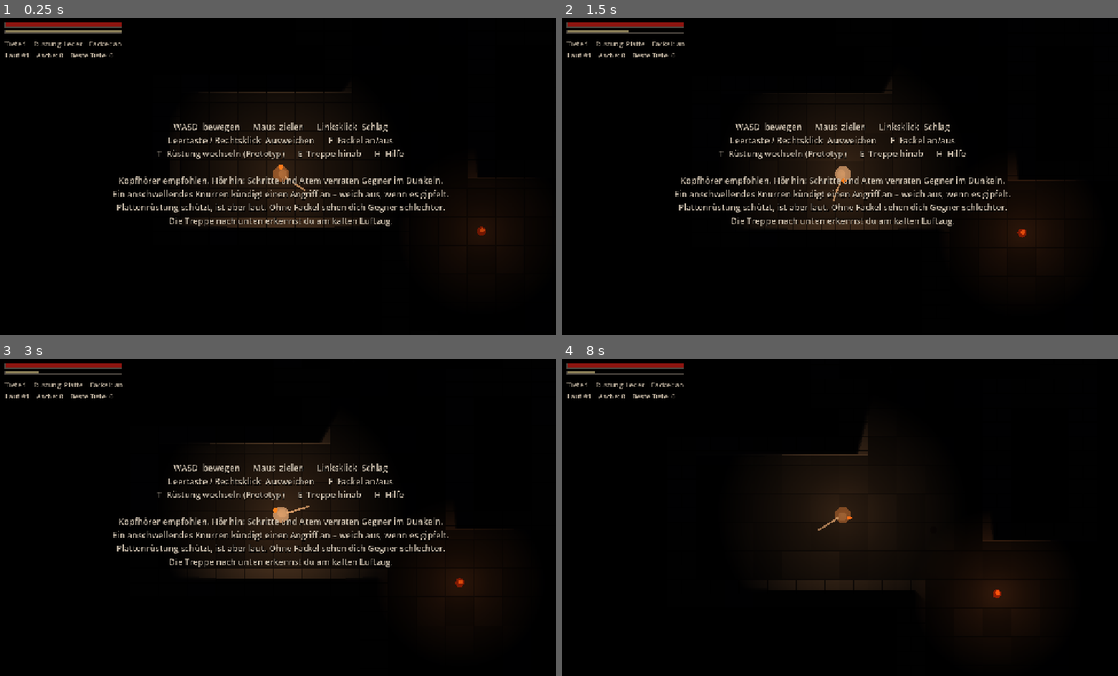
Above: before the commit, frames 1-4 (two rows, left to right).
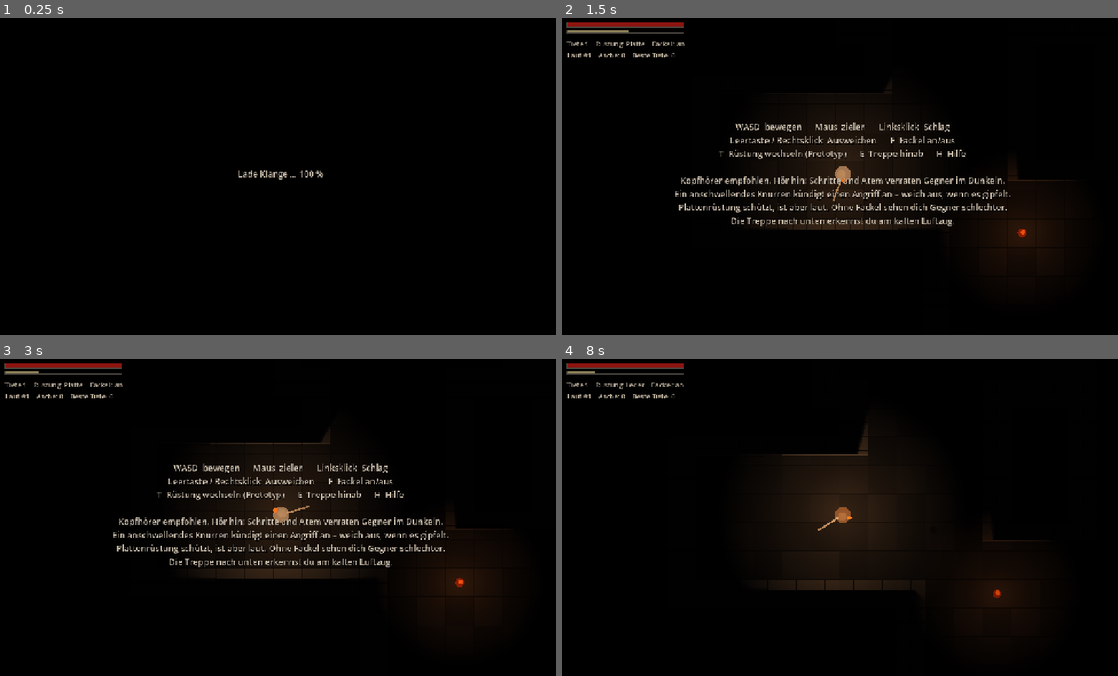
Above: after the commit, the same moments.

Repository: mxbstudio/DARK-arpg
Game: Godot game, scene res://scenes/main.tscn
Two runs of this game, one before a commit and one after it. Both use one fixed random seed, a clock stepped at 60 frames per second and the inputs below.
Inputs (mouse positions are in pixels of both pictures, inside the frame that each line leads up to):
- Up to frame 1 (0.25 s): no input
- Up to frame 2 (1.5 s): tap Enter at 0.5 s; move the mouse to (967, 157) at 0.52 s; press the mouse at (967, 157) at 0.53 s; hold D (move_right) 0.53-1.25 s; tap T (armor) at 0.6 s; release the mouse at (967, 157) at 1.25 s; drag from (728, 189) to (812, 239) at 1.27 s
- Up to frame 3 (3 s): move the mouse to (339, 444) at 2.02 s; hold D (move_right) 2.03-2.75 s; tap Space (dodge) at 2.1 s; click (339, 444) at 2.17 s; tap E (interact) at 2.3 s; drag from (250, 580) to (111, 466) at 2.77 s
- Up to frame 4 (8 s): move the mouse to (1012, 561) at 3.52 s; hold A (move_left) 3.53-4.25 s; tap F (torch) at 3.6, 6.8 s; click (1012, 561) at 3.67 s; tap T (armor) at 3.8 s; tap H (help) at 4.15 s; drag from (673, 466) to (756, 435) at 4.27 s; tap R (restart) at 5, 5.65, 5.75 s; move the mouse to (873, 514) at 5.02 s; press the mouse at (873, 514) at 5.03 s; hold S (move_down) 5.03-5.75 s; tap Space (dodge) at 5.3 s; release the mouse at (873, 514) at 5.75 s; drag from (756, 435) to (728, 530) at 5.77 s; move the mouse to (967, 498) at 6.52 s; hold W (move_up) 6.53-7.25 s; tap E (interact) at 6.6 s; click (967, 498) at 6.67 s; drag from (728, 530) to (812, 580) at 7.27 s

The runs differ from the first frame. In frame 1, 9.0% of the frame differs, in the area x 0-93%, y 1-73%; in frame 2, less than 0.1%; in frame 3, 0.1%; in frame 4, less than 0.1%.

Commit message:
Web-Export mit Touch-Steuerung für das Handy
Virtueller Stick (links), Aktionstasten (rechts), Auto-Zielen, kleinere
virtuelle Auflösung auf Touch-Geräten, schrittweises Erzeugen der Klänge mit
Ladebalken. Export-Preset für Web (Single-Thread), Workflow für GitHub
Pages, lokales Serve-Skript, Tests, README und CLAUDE.md ergänzt.

Co-Authored-By: Claude Sonnet 5.5 <noreply@anthropic.com>
Claude-Session: https://claude.ai/code/session_01SBzu76iWSReAhGXgMeYRoE

Diff:
--- a/data/balance.json
+++ b/data/balance.json
@@ -106,5 +106,14 @@
 		"braziers_max": 3,
 		"heal_on_descend": 0.25,
 		"ash_per_depth": 10
+	},
+	"touch": {
+		"aim_assist_px": 170,
+		"stick_radius_px": 70,
+		"stick_deadzone": 0.18,
+		"button_radius_px": 46,
+		"attack_button_radius_px": 62,
+		"button_alpha": 0.38,
+		"content_scale": [800, 450]
 	}
 }
--- a/project.godot
+++ b/project.godot
@@ -28,6 +28,11 @@
 window/size/viewport_width=1280
 window/size/viewport_height=720
 window/stretch/mode="canvas_items"
+window/stretch/aspect="expand"
+
+[input_devices]
+
+pointing/emulate_mouse_from_touch=false
 
 [physics]
 
--- a/scripts/actors/player.gd
+++ b/scripts/actors/player.gd
@@ -157,9 +157,32 @@
 
 
 func _aim() -> void:
+	if Game.touch_mode:
+		_aim_touch()
+		return
 	var to_mouse := get_global_mouse_position() - global_position
 	if to_mouse.length() > 2.0:
 		facing = to_mouse.normalized()
+
+
+## Touch has no cursor: aim at the nearest enemy in range, otherwise face the movement direction.
+func _aim_touch() -> void:
+	var best: Enemy = null
+	var best_dist := float(Balance.section("touch")["aim_assist_px"])
+	for node in get_tree().get_nodes_in_group("enemies"):
+		var enemy := node as Enemy
+		if enemy == null or not enemy.is_alive():
+			continue
+		var d := global_position.distance_to(enemy.global_position)
+		if d < best_dist:
+			best_dist = d
+			best = enemy
+	if best != null:
+		facing = (best.global_position - global_position).normalized()
+	else:
+		var move := Input.get_vector("move_left", "move_right", "move_up", "move_down")
+		if move.length() > 0.2:
+			facing = move.normalized()
 
 
 func _read_toggles() -> void:
--- a/scripts/autoload/game.gd
+++ b/scripts/autoload/game.gd
@@ -7,11 +7,39 @@
 var best_depth := 0
 ## Meta currency earned per run. Spending it is not implemented yet.
 var ash := 0
+## True while the player is using a touchscreen (switches off on keyboard/mouse input).
+var touch_mode := false
+
+signal touch_mode_changed(active: bool)
 
 
 func _ready() -> void:
 	_setup_input()
 	load_meta()
+	touch_mode = _starts_in_touch_mode()
+	_apply_content_scale()
+
+
+func _starts_in_touch_mode() -> bool:
+	return OS.has_feature("android") or OS.has_feature("ios") or (OS.has_feature("web") and DisplayServer.is_touchscreen_available())
+
+
+## Phones have small screens: render the UI at a smaller virtual resolution so it appears larger.
+func _apply_content_scale() -> void:
+	var size := Vector2i(1280, 720)
+	if touch_mode:
+		var v: Array = Balance.section("touch")["content_scale"]
+		size = Vector2i(int(v[0]), int(v[1]))
+	get_window().content_scale_size = size
+
+
+func _input(event: InputEvent) -> void:
+	var touch := event is InputEventScreenTouch or event is InputEventScreenDrag
+	var desktop := event is InputEventKey or event is InputEventMouseButton
+	if (touch and not touch_mode) or (desktop and touch_mode and not _starts_in_touch_mode()):
+		touch_mode = touch
+		_apply_content_scale()
+		touch_mode_changed.emit(touch_mode)
 
 
 func record_run(depth: int) -> int:
--- a/scripts/autoload/sfx.gd
+++ b/scripts/autoload/sfx.gd
@@ -3,9 +3,13 @@
 ## Gameplay-relevant sounds are positional (AudioStreamPlayer2D) so direction and
 ## distance can be read by ear. Sounds behind walls are muffled (quieter).
 
+signal loading_progress(fraction: float)
+signal finished_loading
+
 const RATE := 22050
 const WALL_MASK := 1
 
+var loaded := false
 var _cache: Dictionary = {}  # name -> Array of AudioStreamWAV variants
 var _rng := RandomNumberGenerator.new()
 var _occluded_db := -9.0
@@ -14,22 +18,42 @@
 func _ready() -> void:
 	_rng.randomize()
 	_occluded_db = float(Balance.section("audio")["occluded_db"])
+	_synthesize()
+
+
+## Synthesizes all sounds, yielding a frame between them so the page/window stays
+## responsive (important on slow web/mobile runtimes). Emits `finished_loading` when done.
+func _synthesize() -> void:
 	var growl_len := float(Balance.section("enemies")["ghoul"]["windup"])
-	_cache["step_soft"] = [_step_soft(), _step_soft(), _step_soft()]
-	_cache["step_plate"] = [_step_plate(), _step_plate(), _step_plate()]
-	_cache["enemy_step"] = [_enemy_step(), _enemy_step(), _enemy_step()]
-	_cache["breath"] = [_breath(), _breath()]
-	_cache["growl"] = [_growl(growl_len, true), _growl(growl_len, true)]
-	_cache["alert"] = [_growl(0.35, false), _growl(0.35, false)]
-	_cache["swing"] = [_swing(), _swing()]
-	_cache["hit"] = [_hit(85.0, 500.0), _hit(95.0, 550.0)]
-	_cache["player_hurt"] = [_hit(120.0, 900.0)]
-	_cache["enemy_death"] = [_enemy_death()]
-	_cache["dodge"] = [_dodge(), _dodge()]
-	_cache["descend"] = [_descend()]
-	_cache["wind"] = [_wind()]
-	_cache["drone"] = [_drone()]
-	_cache["fire"] = [_fire()]
+	var jobs: Array[Array] = [
+		["step_soft", _step_soft, 3],
+		["step_plate", _step_plate, 3],
+		["enemy_step", _enemy_step, 3],
+		["breath", _breath, 2],
+		["growl", _growl.bind(growl_len, true), 2],
+		["alert", _growl.bind(0.35, false), 2],
+		["swing", _swing, 2],
+		["hit", _hit.bind(85.0, 500.0), 1],
+		["hit", _hit.bind(95.0, 550.0), 1],
+		["player_hurt", _hit.bind(120.0, 900.0), 1],
+		["enemy_death", _enemy_death, 1],
+		["dodge", _dodge, 2],
+		["descend", _descend, 1],
+		["wind", _wind, 1],
+		["drone", _drone, 1],
+		["fire", _fire, 1],
+	]
+	for idx in jobs.size():
+		var job := jobs[idx]
+		var maker: Callable = job[1]
+		for i in int(job[2]):
+			if not _cache.has(job[0]):
+				_cache[job[0]] = []
+			(_cache[job[0]] as Array).append(maker.call())
+		loading_progress.emit(float(idx + 1) / jobs.size())
+		await get_tree().process_frame
+	loaded = true
+	finished_loading.emit()
 
 
 ## Returns a random variant of a named sound.
--- a/scripts/main.gd
+++ b/scripts/main.gd
@@ -10,6 +10,7 @@
 var player: Player
 var exit_stairs: ExitStairs
 var hud: Hud
+var touch: TouchControls
 var rng := RandomNumberGenerator.new()
 var run_cfg: Dictionary = {}
 
@@ -24,14 +25,23 @@
 	darkness.color = Balance.to_color(vision["ambient"])
 	add_child(darkness)
 
+	hud = Hud.new()
+	add_child(hud)
+	touch = TouchControls.new()
+	add_child(touch)
+
+	if not Sfx.loaded:
+		# Sounds are synthesized at startup; on slow devices this takes a moment.
+		hud.set_loading(0.0)
+		Sfx.loading_progress.connect(hud.set_loading)
+		await Sfx.finished_loading
+		hud.set_loading(-1.0)
+
 	var drone := AudioStreamPlayer.new()
 	drone.stream = Sfx.stream("drone")
 	drone.volume_db = float(Balance.section("audio")["ambient_drone_db"])
 	add_child(drone)
 	drone.play()
-
-	hud = Hud.new()
-	add_child(hud)
 	start_run()
 
 
@@ -98,6 +108,9 @@
 
 
 func _process(_delta: float) -> void:
+	if player == null or exit_stairs == null:
+		return  # still loading
+	touch.show_restart = run_over
 	if Input.is_action_just_pressed("help") and not run_over:
 		hud.toggle_help()
 	if run_over:
@@ -106,7 +119,8 @@
 			start_run()
 		return
 	var near_exit := player.global_position.distance_to(exit_stairs.global_position) < EXIT_REACH
-	hud.set_hint("[E]  Hinabsteigen" if near_exit else "")
+	touch.interact_ready = near_exit
+	hud.set_hint(("[Treppe]  Hinabsteigen" if Game.touch_mode else "[E]  Hinabsteigen") if near_exit else "")
 	if near_exit and Input.is_action_just_pressed("interact"):
 		descend()
 
--- a/scripts/ui/hud.gd
+++ b/scripts/ui/hud.gd
@@ -5,6 +5,15 @@
 const HELP_TEXT := """WASD  bewegen      Maus  zielen      Linksklick  Schlag
 Leertaste / Rechtsklick  Ausweichen      F  Fackel an/aus
 T  Rüstung wechseln (Prototyp)      E  Treppe hinab      H  Hilfe
+
+Kopfhörer empfohlen. Hör hin: Schritte und Atem verraten Gegner im Dunkeln.
+Ein anschwellendes Knurren kündigt einen Angriff an – weich aus, wenn es gipfelt.
+Plattenrüstung schützt, ist aber laut. Ohne Fackel sehen dich Gegner schlechter.
+Die Treppe nach unten erkennst du am kalten Luftzug."""
+
+const TOUCH_HELP_TEXT := """Linke Bildschirmhälfte: Stick zum Laufen (erscheint, wo du tippst)
+Rechts: Schlag, Weg (Ausweichen), Fackel, Treppe, Rüst. (Rüstung wechseln)
+Gezielt wird automatisch auf den nächsten Gegner.
 
 Kopfhörer empfohlen. Hör hin: Schritte und Atem verraten Gegner im Dunkeln.
 Ein anschwellendes Knurren kündigt einen Angriff an – weich aus, wenn es gipfelt.
@@ -21,6 +30,7 @@
 var _help_visible := false
 var _death_visible := false
 var _help_timer := 0.0
+var _loading := false
 
 
 func _ready() -> void:
@@ -31,9 +41,9 @@
 	_bars.draw.connect(_draw_bars)
 	add_child(_bars)
 
-	_info = _make_label(15, Color(0.72, 0.67, 0.6))
+	_info = _make_label(18 if Game.touch_mode else 15, Color(0.72, 0.67, 0.6))
 	_info.position = Vector2(24, 58)
-	_center = _make_label(19, Color(0.8, 0.75, 0.68))
+	_center = _make_label(22 if Game.touch_mode else 19, Color(0.8, 0.75, 0.68))
 	_center.set_anchors_and_offsets_preset(Control.PRESET_FULL_RECT)
 	_center.horizontal_alignment = HORIZONTAL_ALIGNMENT_CENTER
 	_center.vertical_alignment = VERTICAL_ALIGNMENT_CENTER
@@ -41,6 +51,15 @@
 	_hint.set_anchors_and_offsets_preset(Control.PRESET_BOTTOM_WIDE)
 	_hint.offset_top = -70
 	_hint.horizontal_alignment = HORIZONTAL_ALIGNMENT_CENTER
+
+
+func set_loading(fraction: float) -> void:
+	if fraction < 0.0:
+		_loading = false
+		_center.text = ""
+		return
+	_loading = true
+	_center.text = "Lade Klänge … %d %%" % int(fraction * 100.0)
 
 
 func show_help(auto_hide_after: float) -> void:
@@ -57,8 +76,9 @@
 func show_death(reached_depth: int, ash_gained: int) -> void:
 	_help_visible = false
 	_death_visible = true
-	_center.text = "DU BIST GEFALLEN\n\nErreichte Tiefe: %d\nAsche: +%d  (gesamt %d)\nBeste Tiefe: %d\n\n[R]  Neuer Abstieg" % [
-		reached_depth, ash_gained, Game.ash, Game.best_depth]
+	_center.text = "DU BIST GEFALLEN\n\nErreichte Tiefe: %d\nAsche: +%d  (gesamt %d)\nBeste Tiefe: %d\n\n%s" % [
+		reached_depth, ash_gained, Game.ash, Game.best_depth,
+		"Tippe auf „Neu“ für einen neuen Abstieg" if Game.touch_mode else "[R]  Neuer Abstieg"]
 
 
 func set_hint(text: String) -> void:
@@ -70,8 +90,8 @@
 		_help_timer -= delta
 		if _help_timer <= 0.0:
 			_help_visible = false
-	if not _death_visible:
-		_center.text = HELP_TEXT if _help_visible else ""
+	if not _death_visible and not _loading:
+		_center.text = (TOUCH_HELP_TEXT if Game.touch_mode else HELP_TEXT) if _help_visible else ""
 	if player != null:
 		var armor_name: String = player.armor()["name"]
 		_info.text = "Tiefe %d    Rüstung: %s    Fackel: %s\nLauf #%d    Asche: %d    Beste Tiefe: %d" % [
--- /dev/null
+++ b/scripts/ui/touch_controls.gd
@@ -0,0 +1,211 @@
+class_name TouchControls
+extends CanvasLayer
+## On-screen controls for touch devices: floating move stick (left half),
+## action buttons (right). Feeds the regular input actions, so gameplay code
+## does not care where input comes from. Multi-touch capable.
+
+const LABEL_COLOR := Color(1, 1, 1, 0.85)
+
+## Set by main.gd: show a "new run" button on the death screen.
+var show_restart := false
+## Set by main.gd: highlight the interact button while standing on the stairs.
+var interact_ready := false
+
+var _cfg: Dictionary = {}
+var _canvas: Control
+var _font: Font
+
+var _stick_id := -1
+var _stick_origin := Vector2.ZERO
+var _stick_vec := Vector2.ZERO
+var _buttons: Array[Dictionary] = []
+var _held: Dictionary = {}  # touch index -> button id
+var _release_at: Dictionary = {}  # action -> time (ms) when it may be released
+
+
+func _ready() -> void:
+	layer = 20
+	_cfg = Balance.section("touch")
+	_font = ThemeDB.fallback_font
+	_canvas = Control.new()
+	_canvas.set_anchors_and_offsets_preset(Control.PRESET_FULL_RECT)
+	_canvas.mouse_filter = Control.MOUSE_FILTER_IGNORE
+	_canvas.draw.connect(_draw_controls)
+	add_child(_canvas)
+	get_viewport().size_changed.connect(_layout)
+	Game.touch_mode_changed.connect(_on_mode_changed)
+	_on_mode_changed(Game.touch_mode)
+	_layout()
+
+
+func _on_mode_changed(active: bool) -> void:
+	visible = active
+	_layout.call_deferred()
+	if not active:
+		_release_everything()
+
+
+func _screen_size() -> Vector2:
+	return get_viewport().get_visible_rect().size
+
+
+func _layout() -> void:
+	var size := _screen_size()
+	var r := float(_cfg["button_radius_px"])
+	var big := float(_cfg["attack_button_radius_px"])
+	var margin := 28.0
+	var base := Vector2(size.x - margin - big, size.y - margin - big)
+	_buttons = [
+		{"id": "attack", "action": "attack", "pos": base, "r": big, "label": "Schlag"},
+		{"id": "dodge", "action": "dodge", "pos": base + Vector2(-big - r - 18, big * 0.25), "r": r, "label": "Weg"},
+		{"id": "torch", "action": "torch", "pos": base + Vector2(-big * 0.35, -big - r - 14), "r": r * 0.75, "label": "Fackel"},
+		{"id": "interact", "action": "interact", "pos": base + Vector2(-big - r - 18 - r * 0.5, -r * 1.7 - big * 0.15), "r": r * 0.8, "label": "Treppe"},
+		{"id": "armor", "action": "armor", "pos": Vector2(size.x - 40, 150), "r": 26.0, "label": "Rüst."},
+		{"id": "help", "action": "help", "pos": Vector2(size.x - 40, 210), "r": 22.0, "label": "?"},
+		{"id": "fullscreen", "action": "", "pos": Vector2(size.x - 40, 262), "r": 22.0, "label": "[ ]"},
+		{"id": "restart", "action": "restart", "pos": size * 0.5 + Vector2(0, 120), "r": 56.0, "label": "Neu"},
+	]
+
+
+func _button_visible(b: Dictionary) -> bool:
+	return b["id"] != "restart" or show_restart
+
+
+func _input(event: InputEvent) -> void:
+	if not visible:
+		return
+	if event is InputEventScreenTouch:
+		var t := event as InputEventScreenTouch
+		if t.pressed:
+			_on_press(t.index, t.position)
+		else:
+			_on_release(t.index)
+	elif event is InputEventScreenDrag:
+		var d := event as InputEventScreenDrag
+		if d.index == _stick_id:
+			_update_stick(d.position)
+
+
+## Touch events arrive in root-viewport coordinates, which are also this CanvasLayer's
+## coordinates (stretch mode is already applied; the Camera2D does not affect CanvasLayers).
+func _to_canvas(p: Vector2) -> Vector2:
+	return p
+
+
+func _on_press(index: int, screen_pos: Vector2) -> void:
+	var p := _to_canvas(screen_pos)
+	for b in _buttons:
+		if not _button_visible(b):
+			continue
+		var pos: Vector2 = b["pos"]
+		if p.distance_to(pos) <= float(b["r"]) * 1.25:
+			_held[index] = b["id"]
+			_press_button(b)
+			return
+	if _stick_id == -1 and p.x < _screen_size().x * 0.5:
+		_stick_id = index
+		_stick_origin = p
+		_stick_vec = Vector2.ZERO
+
+
+func _on_release(index: int) -> void:
+	if index == _stick_id:
+		_stick_id = -1
+		_stick_vec = Vector2.ZERO
+		_apply_stick()
+	if _held.has(index):
+		var id: String = _held[index]
+		_held.erase(index)
+		for b in _buttons:
+			if b["id"] == id and b["action"] != "":
+				_release_at[b["action"]] = Time.get_ticks_msec() + 90
+
+
+func _press_button(b: Dictionary) -> void:
+	if b["id"] == "fullscreen":
+		var full := DisplayServer.window_get_mode() == DisplayServer.WINDOW_MODE_FULLSCREEN
+		DisplayServer.window_set_mode(DisplayServer.WINDOW_MODE_WINDOWED if full else DisplayServer.WINDOW_MODE_FULLSCREEN)
+		return
+	Input.action_press(b["action"])
+	_release_at.erase(b["action"])
+
+
+func _update_stick(screen_pos: Vector2) -> void:
+	var p := _to_canvas(screen_pos)
+	var radius := float(_cfg["stick_radius_px"])
+	var delta := p - _stick_origin
+	# Floating stick: the base follows the finger when it is dragged past the edge.
+	if delta.length() > radius:
+		_stick_origin = p - delta.normalized() * radius
+		delta = p - _stick_origin
+	var v := delta / radius
+	_stick_vec = Vector2.ZERO if v.length() < float(_cfg["stick_deadzone"]) else v
+	_apply_stick()
+
+
+func _apply_stick() -> void:
+	_set_axis("move_left", "move_right", _stick_vec.x)
+	_set_axis("move_up", "move_down", _stick_vec.y)
+
+
+func _set_axis(neg: String, pos: String, value: float) -> void:
+	if value < 0.0:
+		Input.action_press(neg, -value)
+		Input.action_release(pos)
+	elif value > 0.0:
+		Input.action_press(pos, value)
+		Input.action_release(neg)
+	else:
+		Input.action_release(neg)
+		Input.action_release(pos)
+
+
+func _release_everything() -> void:
+	_stick_id = -1
+	_stick_vec = Vector2.ZERO
+	_apply_stick()
+	_held.clear()
+	for b in _buttons:
+		if b["action"] != "":
+			Input.action_release(b["action"])
+
+
+func _process(_delta: float) -> void:
+	if not visible:
+		return
+	# Keep a pressed action alive for a few ms so quick taps are never lost between frames.
+	var now := Time.get_ticks_msec()
+	for action: String in _release_at.keys():
+		if now >= int(_release_at[action]):
+			Input.action_release(action)
+			_release_at.erase(action)
+	_canvas.queue_redraw()
+
+
+func _draw_controls() -> void:
+	var alpha := float(_cfg["button_alpha"])
+	if _stick_id != -1:
+		var radius := float(_cfg["stick_radius_px"])
+		_canvas.draw_circle(_stick_origin, radius, Color(1, 1, 1, alpha * 0.25))
+		_canvas.draw_arc(_stick_origin, radius, 0.0, TAU, 40, Color(1, 1, 1, alpha), 2.0)
+		_canvas.draw_circle(_stick_origin + _stick_vec * radius, radius * 0.38, Color(1, 1, 1, alpha * 1.4))
+	else:
+		# Idle hint: where the stick will appear.
+		var hint := Vector2(130, _screen_size().y - 130)
+		_canvas.draw_arc(hint, float(_cfg["stick_radius_px"]), 0.0, TAU, 40, Color(1, 1, 1, alpha * 0.5), 2.0)
+	for b in _buttons:
+		if not _button_visible(b):
+			continue
+		var pos: Vector2 = b["pos"]
+		var r: float = b["r"]
+		var held := _held.values().has(b["id"])
+		var a := alpha * (1.8 if held else 1.0)
+		var col := Color(1, 1, 1, a)
+		if b["id"] == "interact" and interact_ready:
+			col = Color(1.0, 0.75, 0.35, 0.85)
+		_canvas.draw_circle(pos, r, Color(col.r, col.g, col.b, col.a * 0.35))
+		_canvas.draw_arc(pos, r, 0.0, TAU, 32, col, 2.0)
+		var label: String = b["label"]
+		var fs := 15 if r > 30.0 else 12
+		var w := _font.get_string_size(label, HORIZONTAL_ALIGNMENT_LEFT, -1, fs).x
+		_canvas.draw_string(_font, pos + Vector2(-w * 0.5, fs * 0.35), label, HORIZONTAL_ALIGNMENT_LEFT, -1, fs, LABEL_COLOR)
--- a/tests/test_suite.gd
+++ b/tests/test_suite.gd
@@ -13,10 +13,13 @@
 
 
 func _run() -> void:
+	if not Sfx.loaded:
+		await Sfx.finished_loading
 	_test_balance()
 	_test_sfx()
 	_test_level_generation()
 	await _test_enemy_hearing()
+	await _test_touch_controls()
 	print("Tests: %d checks, %d failures" % [_checks, _failures])
 	finished.emit(_failures)
 
@@ -88,3 +91,30 @@
 	_check(e.state == Enemy.State.INVESTIGATE, "plate step at %dpx is heard" % dist)
 	_check(e.target_pos == noise_pos, "enemy investigates the noise position")
 	level.queue_free()
+
+
+func _test_touch_controls() -> void:
+	var touch := TouchControls.new()
+	add_child(touch)
+	await get_tree().process_frame
+	Game.touch_mode = true
+	touch.visible = true
+	touch._layout()
+	var size := touch._screen_size()
+	# Stick: press on the left half, drag right -> move_right is pressed.
+	touch._on_press(0, Vector2(size.x * 0.2, size.y * 0.7))
+	_check(touch._stick_id == 0, "touch on left half starts the stick")
+	touch._update_stick(Vector2(size.x * 0.2 + 60.0, size.y * 0.7))
+	_check(Input.get_action_strength("move_right") > 0.5, "dragging right presses move_right")
+	touch._on_release(0)
+	_check(Input.get_action_strength("move_right") == 0.0, "releasing the stick stops movement")
+	# Buttons: pressing the attack button presses the action.
+	var attack: Dictionary = touch._buttons[0]
+	_check(attack["id"] == "attack", "first touch button is attack")
+	touch._on_press(1, attack["pos"])
+	_check(Input.is_action_pressed("attack"), "attack button presses the attack action")
+	touch._on_release(1)
+	touch._release_everything()
+	_check(not Input.is_action_pressed("attack"), "attack action is released")
+	Game.touch_mode = false
+	touch.queue_free()
Not shown, added: export_presets.cfg
Not shown, added: scripts/ui/touch_controls.gd.uid
Not shown, added: tests/test_suite.gd.uid
Not shown, changed: CLAUDE.md
Not shown, added: serve_web.sh
